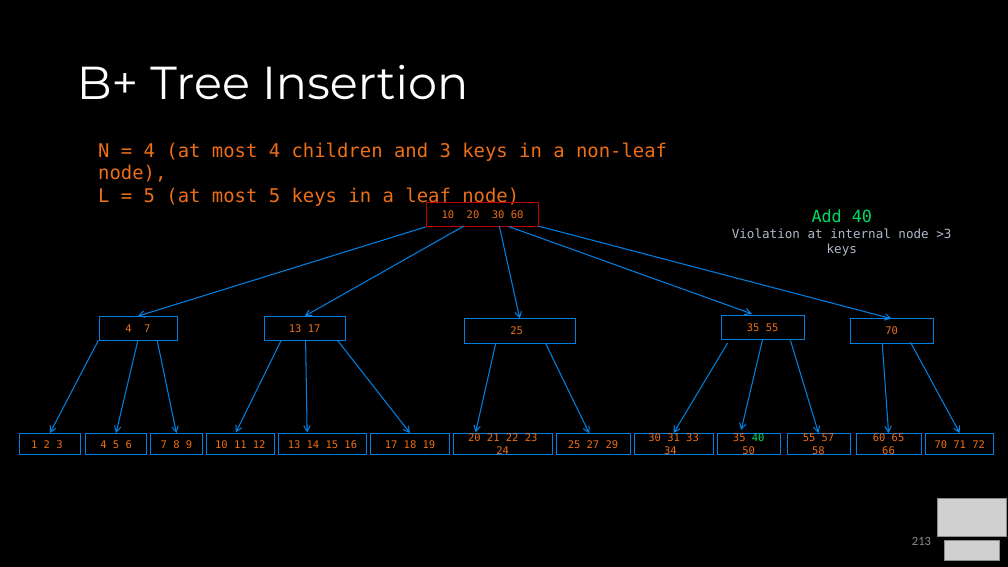
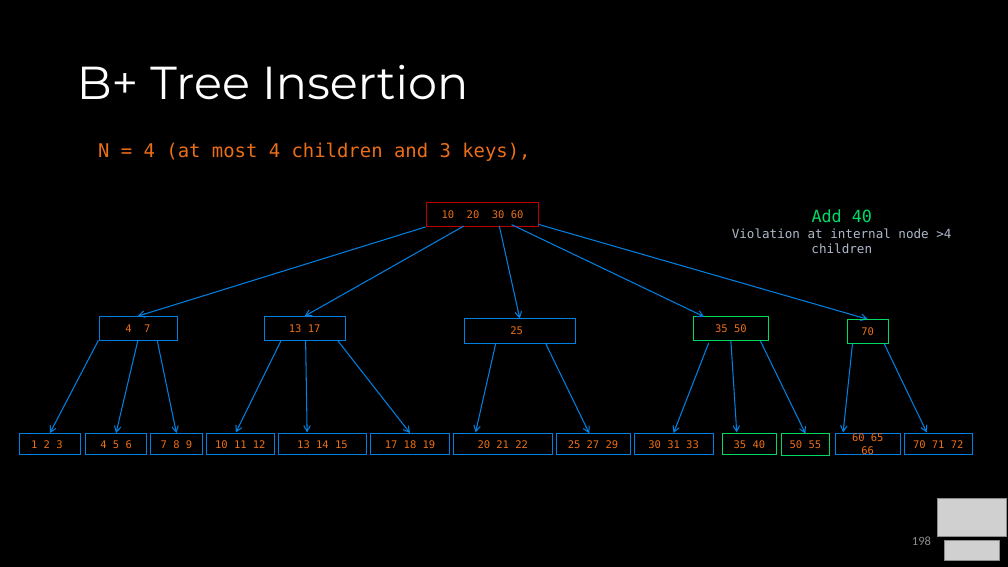
Before and after one commit to COP3530/Instructional-Content, a slide deck: slide 198 of Slides/Slides-PPT/4 - Balanced Trees.pptx (slide 213 before the commit). Drawn at 1008x567 pixels with LibreOffice and Linux fonts; fonts in the diff are those of the drawing; grey boxes stand for pictures. Boxes give left, top, right and bottom in pixels: in the first picture for what was removed or moved away, otherwise in the second. Text is boxed around its words. In the diff, an @@ line names an element or a change of style, - is before the commit and + after.

```diff
--- a/Slides/Slides-PPT/4 - Balanced Trees.pptx
+++ b/Slides/Slides-PPT/4 - Balanced Trees.pptx
@@ text at [98,142,530,161]: text changed @@
-N = 4 (at most 4 children and 3 keys in a non-leaf node),
-L = 5 (at most 5 keys in a leaf node)
+N = 4 (at most 4 children and 3 keys),
@@ arrow moved from (538, 226) - (892, 319) to (512, 225) - (704, 317) @@
@@ arrow moved from (509, 227) - (752, 314) to (538, 225) - (868, 319) @@
@@ text at [732,228,951,253]: text changed @@
-Violation at internal node >3 keys
+Violation at internal node >4 children
@@ rectangle "35 50": place and size @@
-rectangle "35 50" at [721,315,805,340]
+rectangle "35 50" at [693,316,768,340]
@@ text in rectangle at [715,324,747,332]: text changed @@
-35 55
+35 50
@@ rectangle "70": place and size @@
-rectangle "70" at [850,319,933,343]
+rectangle "70" at [848,319,889,343]
@@ arrow moved from (728, 343) - (674, 433) to (709, 343) - (674, 433) @@
@@ arrow moved from (763, 340) - (741, 430) to (731, 341) - (737, 433) @@
@@ arrow moved from (791, 340) - (819, 433) to (761, 340) - (805, 434) @@
@@ arrow moved from (882, 343) - (889, 433) to (853, 344) - (843, 433) @@
@@ arrow moved from (910, 343) - (960, 433) to (885, 344) - (927, 433) @@
@@ text in rectangle at [297,440,348,448]: text changed @@
-13 14 15 16
+13 14 15
@@ text in rectangle at [478,440,528,448]: text changed @@
-20 21 22 23 24
+20 21 22
@@ text in rectangle at [648,440,699,448]: text changed @@
-30 31 33 34
+30 31 33
@@ rectangle "35 40": place and size @@
-rectangle "35 40" at [718,433,781,455]
+rectangle "35 40" at [723,433,777,455]
@@ text in rectangle at [734,440,766,448]: text changed @@
-35 40 50
+35 40
@@ outline #0081E2 0.5 pt to #00DA63 0.5 pt in 4 elements at [723,433,777,455], [848,319,889,343], [693,316,768,340], [781,434,830,456] @@
@@ rectangle "50 55": place and size @@
-rectangle "50 55" at [787,433,851,455]
+rectangle "50 55" at [781,434,830,456]
@@ text in rectangle at [790,440,822,448]: text changed @@
-55 57 58
+50 55
@@ rectangle "60 65 66": place and size @@
-rectangle "60 65 66" at [857,433,922,455]
+rectangle "60 65 66" at [836,433,901,455]
@@ rectangle "70 71 72": place and size @@
-rectangle "70 71 72" at [926,433,994,455]
+rectangle "70 71 72" at [904,433,972,455]
@@ page number at [912,536,931,545]: text changed @@
-213
+198
```
Also in this commit, not shown: 26 other slides changed, 3 slides added, 3 slides removed, 1 other file.
